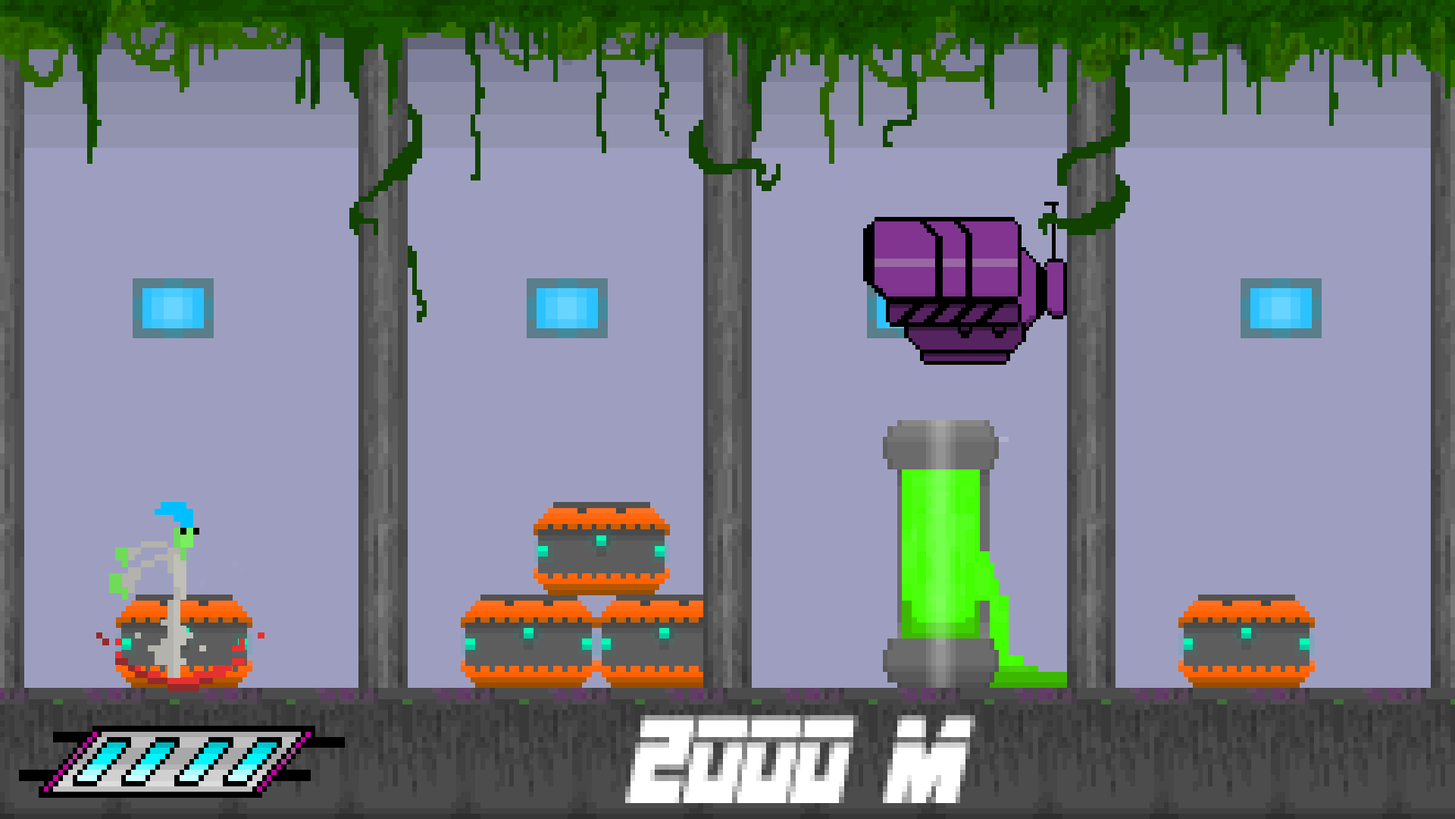
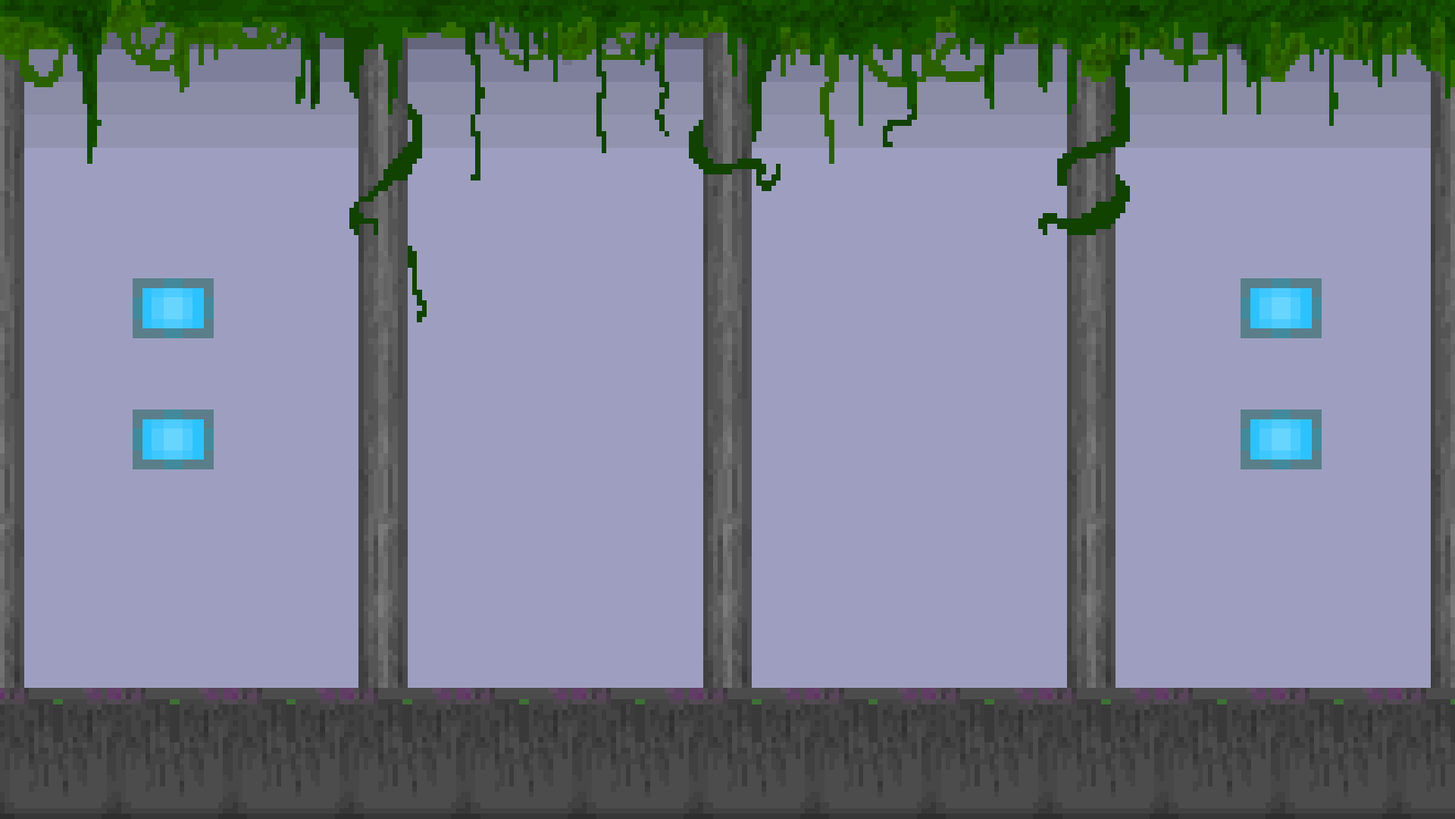
Layer changes from the first w=1455, h=819 image to the second:
hid group "Groep 1" (1st of 2) (9 layers) over [18,725,345,798]
hid "2ooo m" over [625,714,976,803]
hid "2" over [96,501,265,691]
hid "Laag 2" (1st of 2, in "enemy") over [863,201,1068,365]
hid "Laag 1" (2nd of 2, in "enemy") over [867,216,1064,365]
hid "toxic barrel kopiëren" over [883,419,1068,688]
hid "toxic barrel" over [883,419,1068,688]
added layer "Laag 15 kopiëren 7" above "Laag 15 kopiëren 4" over [132,409,214,470]
added layer "Laag 15 kopiëren 6" above "Laag 15 kopiëren 8" over [1240,409,1322,470]
hid "Laag 15 kopiëren 2" over [867,278,949,339]
hid "Laag 15 kopiëren" over [526,278,608,339]
hid group "Groep 2" (5 layers) over [115,501,1316,689]
hid "Laag 14 kopiëren 2" over [596,594,704,688]
hid "Laag 14 kopiëren 3" over [1178,594,1316,688]
